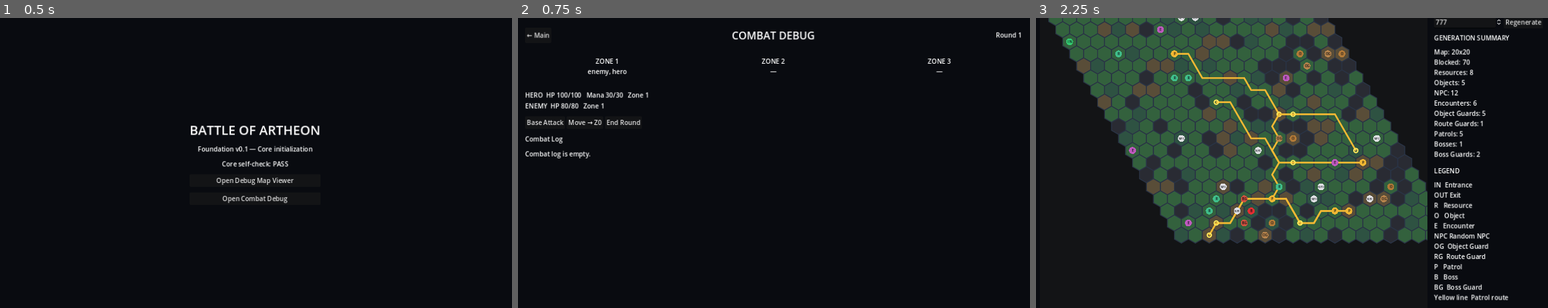
Above: before the commit, frames 1-3 (left to right).
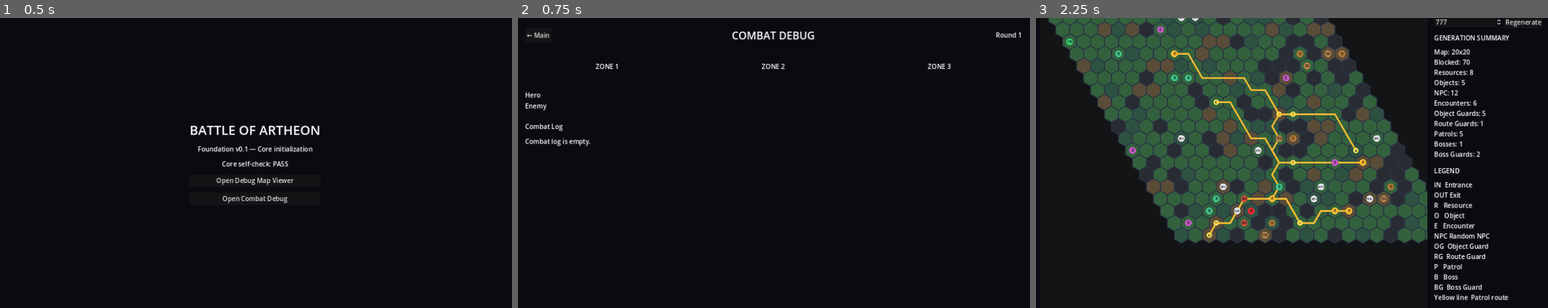
Above: after the commit, the same moments.

Repository: Archoniou1987/Battle-of-Artheon
Game: Godot game, scene res://scenes/main/main.tscn
Same seed, same stepped clock (60 frames per second), same inputs: the game is played once before the commit and once after it.
Inputs:
- Up to frame 1 (0.5 s): no input
- Up to frame 2 (0.75 s): click "Open Combat Debug" at 0.5 s
- Up to frame 3 (2.25 s): click "← Main" at 1.25 s; click "Open Debug Map Viewer" at 2 s

Frame 1 is identical in both runs. In frame 2, 1.6% of the frame differs, in the area x 1-85%, y 14-49%; in frame 3, nothing differs.
Error after the commit: Invalid access to property or key 'pressed' on a base object of type 'null instance'. (res://scenes/debug/debug_combat_viewer.gd:24)

Commit message:
Expand combat debug controls and state display

Diff:
--- a/scenes/debug/debug_combat_viewer.gd
+++ b/scenes/debug/debug_combat_viewer.gd
@@ -10,6 +10,8 @@
 var hero_id:="hero"
 
 @onready var round_label:Label=$Margin/VBox/Header/Round
+@onready var outcome_label:Label=$Margin/VBox/Header/Outcome
+@onready var block_zone:OptionButton=$Margin/VBox/Defence/BlockZone
 @onready var zone_labels:Array[Label]=[$Margin/VBox/Zones/Zone1,$Margin/VBox/Zones/Zone2,$Margin/VBox/Zones/Zone3]
 @onready var hero_label:Label=$Margin/VBox/Status/Hero
 @onready var enemy_label:Label=$Margin/VBox/Status/Enemy
@@ -19,6 +21,10 @@
 func _ready()->void:
 	_build_debug_combat()
 	$Margin/VBox/Header/Back.pressed.connect(func(): get_tree().change_scene_to_file("res://scenes/main/main.tscn"))
+	$Margin/VBox/Header/Reset.pressed.connect(_reset_combat)
+	$Margin/VBox/Defence/SetBlock.pressed.connect(_set_block)
+	for body_zone in ["head","chest","arms","waist","legs"]:
+		block_zone.add_item(body_zone)
 	_refresh()
 
 func _build_debug_combat()->void:
@@ -45,11 +51,14 @@
 func _refresh()->void:
 	var snap:=api.snapshot()
 	round_label.text="Round %d" % int(snap.get("round",0))
+	var outcome:=orchestrator.battle_outcome()
+	outcome_label.text="ONGOING" if outcome=="ongoing" else "RESULT: %s" % outcome
 	for i in range(3):
 		var ids:Array=snap.get("zones",{}).get(str(i+1),[])
 		zone_labels[i].text="ZONE %d\n%s" % [i+1,", ".join(ids) if not ids.is_empty() else "—"]
 	var hero:=api.combatant(hero_id); var enemy:=api.combatant("enemy")
-	hero_label.text="HERO  HP %d/%d   Mana %d/%d   Zone %d" % [hero.hp,hero.max_hp,hero.mana,hero.max_mana,hero.zone_id]
+	var block_zones:Array=state.get_combatant(hero_id).combat_stats.get("manual_block_zones",[])
+	hero_label.text="HERO  HP %d/%d   Mana %d/%d   Zone %d   Block: %s" % [hero.hp,hero.max_hp,hero.mana,hero.max_mana,hero.zone_id,", ".join(block_zones) if not block_zones.is_empty() else "—"]
 	enemy_label.text="ENEMY  HP %d/%d   Zone %d" % [enemy.hp,enemy.max_hp,enemy.zone_id]
 	_rebuild_actions()
 	var lines:Array[String]=[]
@@ -65,6 +74,15 @@
 		var move:=Button.new(); move.text="Move → Z%d" % int(zone_id); move.pressed.connect(_move.bind(int(zone_id))); actions.add_child(move)
 	var end_round:=Button.new(); end_round.text="End Round"; end_round.pressed.connect(_end_round); actions.add_child(end_round)
 
+func _set_block()->void:
+	if block_zone.item_count==0: return
+	commands.set_manual_block(hero_id,[block_zone.get_item_text(block_zone.selected)])
+	_refresh()
+
+func _reset_combat()->void:
+	_build_debug_combat()
+	_refresh()
+
 func _attack()->void:
 	var result:=commands.queue_basic_attack(hero_id,{"hit":1,"crit":100})
 	if bool(result.get("ok",false)): engine.resolve_pending_events()
